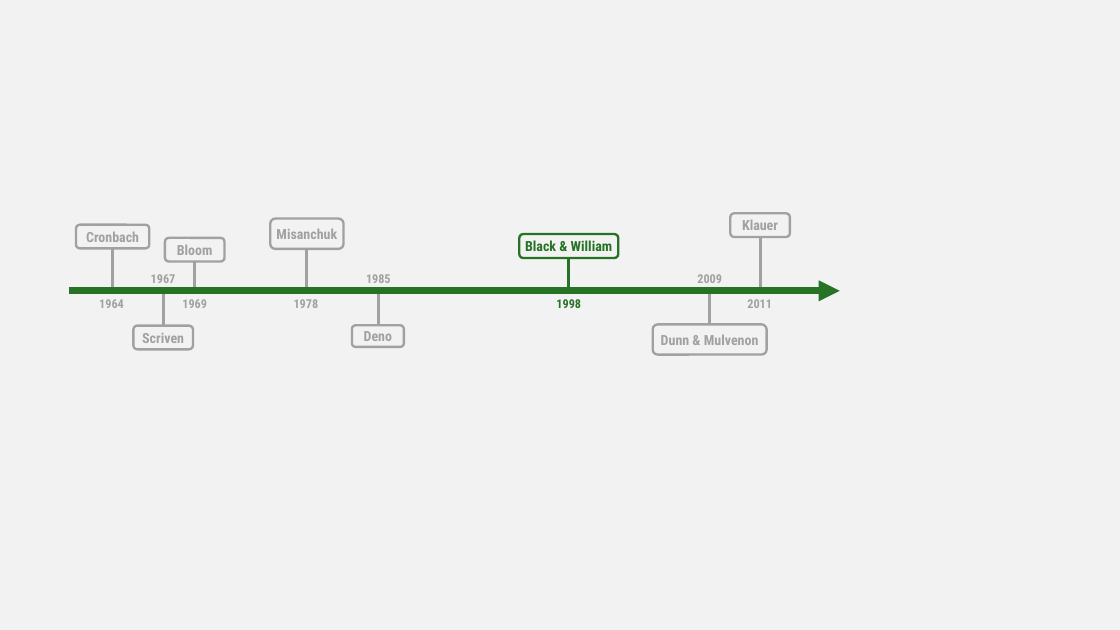
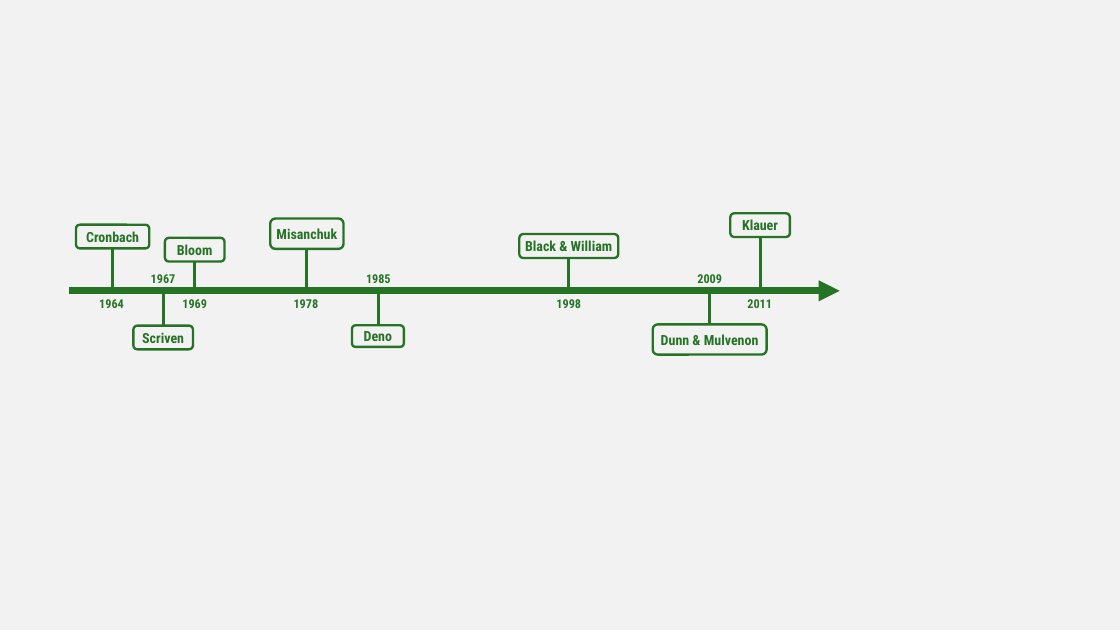
Before and after one commit to sammerk/Vortrag-Professionsforschung, a slide deck: slide 4 of img/timeline.pptx. Drawn at 1120x630 pixels with LibreOffice and Linux fonts; fonts in the diff are those of the drawing. Boxes give left, top, right and bottom in pixels: in the first picture for what was removed or moved away, otherwise in the second. Text is boxed around its words. In the diff, an @@ line names an element or a change of style, - is before the commit and + after.

```diff
--- a/img/timeline.pptx
+++ b/img/timeline.pptx
@@ text colour #A1A1A1 to #267326; outline #A1A1A1 2 pt to #267326 2 pt in 7 elements at [271,218,344,249], [352,325,404,347], [653,324,767,355], [730,213,790,237], [165,238,224,261], [134,326,193,350], [76,224,149,248] @@
@@ line (760, 291) - (760, 237): stroke #A1A1A1 2.5 pt to #267326 2.5 pt @@
@@ line (113, 290) - (113, 249): stroke #A1A1A1 2.5 pt to #267326 2.5 pt @@
@@ line (195, 291) - (195, 261): stroke #A1A1A1 2.5 pt to #267326 2.5 pt @@
@@ line (307, 291) - (307, 249): stroke #A1A1A1 2.5 pt to #267326 2.5 pt @@
@@ line (163, 326) - (163, 291): stroke #A1A1A1 2.5 pt to #267326 2.5 pt @@
@@ text colour #A1A1A1 to #267326 in 7 elements at [697,274,722,283], [747,299,772,308], [151,274,176,283], [182,299,207,308], [99,299,124,308], [294,299,319,308], [366,274,391,283] @@
@@ line (378, 326) - (378, 291): stroke #A1A1A1 2.5 pt to #267326 2.5 pt @@
@@ line (710, 324) - (710, 291): stroke #A1A1A1 2.5 pt to #267326 2.5 pt @@
```
Also in this commit, not shown: 6 other files.
